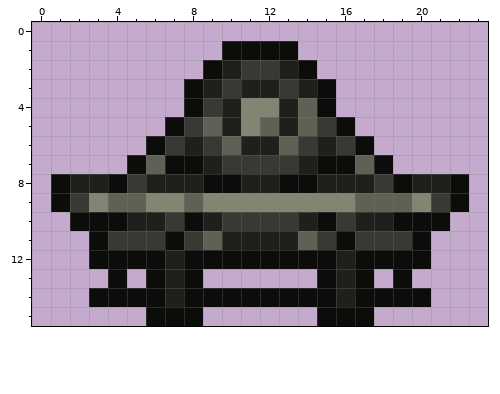
Two states of a pixel-art sprite, content/Entities/Structures/Mechanisms/Mount.Flatbed/mount.flatbed.00.png. The first picture shows the starting point.
The file is 24x16 pixels.
Once edited:
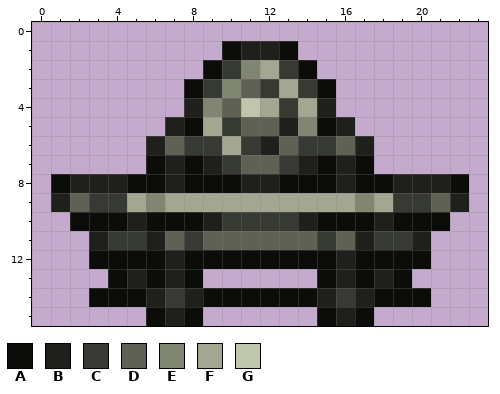
Palette (. is transparent): A #0c0c0b  B #1f201c  C #373933  D #5f6154  E #808672  F #a3a690  G #c0c6ac
What changed:
@@ x 0..23 @@
  0 ........................
- 1 ..........AAAA..........
- 2 .........ABCCBA.........
- 3 ........ABCBBCBA........
- 4 ........ACBEEBDA........
- 5 .......ACDBEDBDCA.......
- 6 ......ACBCDBBDCBCA......
- 7 .....ADAABCCCCBAADA.....
- 8 .ABBACBBBAABBAABBBCABBA.
- 9 .ACEDDEEDEEEEEEEEDDDECA.
-10 ..AAABBCABCCCCBACBBAAA..
-11 ...ACCCACDBBBBDCACCCA...
+ 1 ..........ABBA..........
+ 2 .........ACEFCA.........
+ 3 ........ACEDCFCA........
+ 4 ........BEDGFCFB........
+ 5 .......BAFCDDBEAB.......
+ 6 ......BDCCFCBDCCDB......
+ 7 ......ABABCDDCBABA......
+ 8 .ABBBAABAAABBAAABAABBBA.
+ 9 .BDCCFEFFFFFFFFFFEFCCDB.
+10 ..AAABAAABCCCCBAAABAAA..
+11 ...BCCBDCDDDDDDCDBCCB...
 12 ...AAAABAAAAAAAABAAAA...
-13 ....A.ABA......ABA.A....
-14 ...AAAABAAAAAAAABAAAA...
-15 ......AAA......AAA......
+13 ....ABABA......ABABA....
+14 ...AAABCBAAAAAABCBAAA...
+15 ......ABA......ABA......
Where, in picture pixels (left, top, right, bottom), the same in both pictures:
changed: (51, 41, 469, 326)
